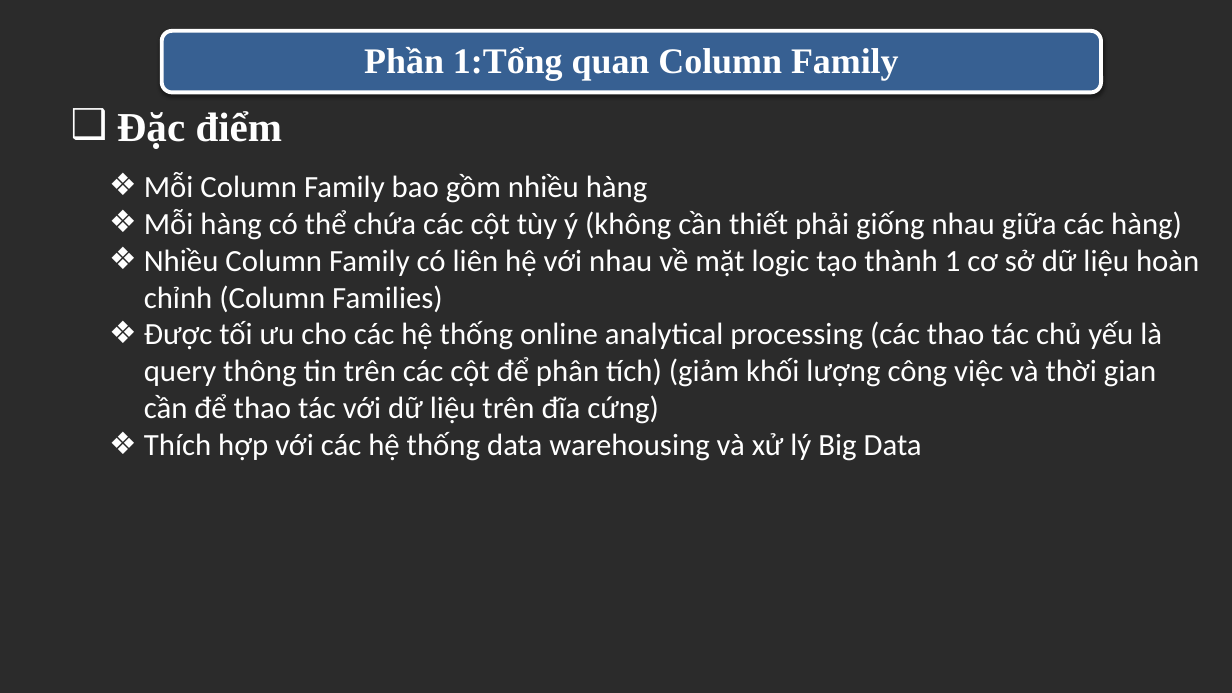
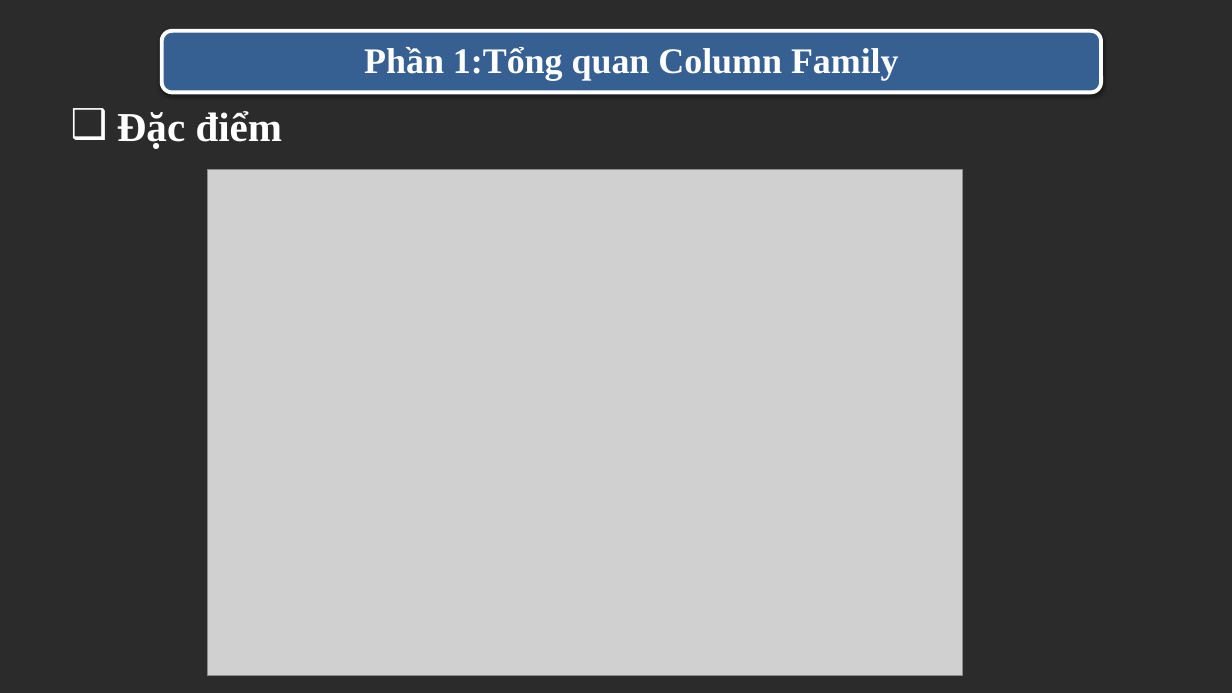
Before and after one commit to trandinhlam/document, a slide deck: slide 4 of HBaseProject/seminar_slide.pptx. Drawn at 1232x693 pixels with LibreOffice and Linux fonts; fonts in the diff are those of the drawing; grey boxes stand for pictures; background and template pictures are left out; a plain dark background stands for a picture behind light text. Boxes give left, top, right and bottom in pixels: in the first picture for what was removed or moved away, otherwise in the second. Text is boxed around its words. In the diff, an @@ line names an element or a change of style, - is before the commit and + after.

```diff
--- a/HBaseProject/seminar_slide.pptx
+++ b/HBaseProject/seminar_slide.pptx
@@ text removed at (x1=144, y1=172, x2=1199, y2=461) @@
-❖ Mỗi Column Family bao gồm nhiều hàng
-❖ Mỗi hàng có thể chứa các cột tùy ý (không cần thiết phải giống nhau giữa các hàng)
-❖ Nhiều Column Family có liên hệ với nhau về mặt logic tạo thành 1 cơ sở dữ liệu hoàn chỉnh (Column Families)
-❖ Được tối ưu cho các hệ thống online analytical processing (các thao tác chủ yếu là query thông tin trên các cột để phân tích) (giảm khối lượng công việc và thời gian cần để thao tác với dữ liệu trên đĩa cứng)
-❖ Thích hợp với các hệ thống data warehousing và xử lý Big Data
@@ picture added at (x1=208, y1=169, x2=963, y2=676) @@
```
Also in this commit, not shown: 9 other slides changed, 1 slide added, 2 slides removed, 1 other file.
